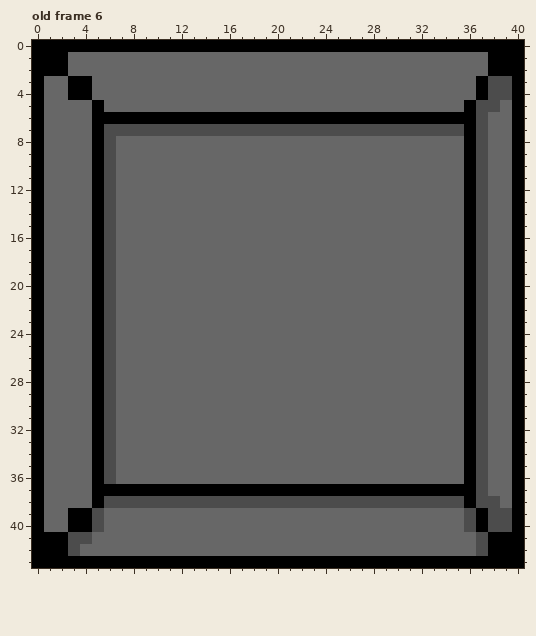
Pixel-art file: General Art/TestStuff/Key Icons.aseprite. The picture above was drawn from the file before the commit.
41x44 pixels, 6 frames. Shown: old frame 6. The commit also changed other frames, which this record leaves out.
The result:
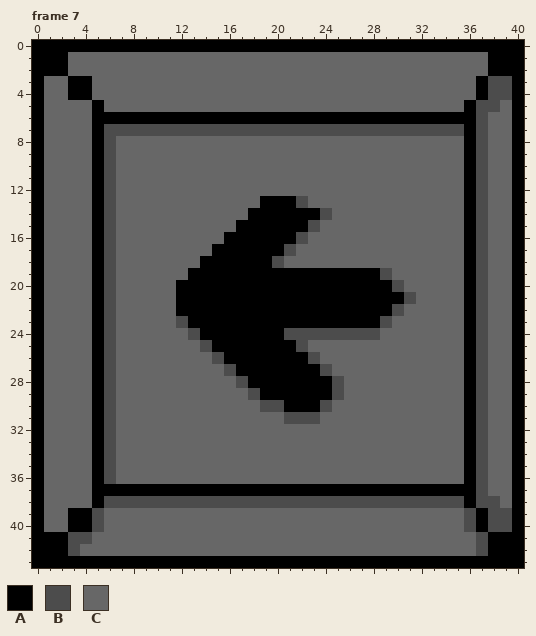
Palette (. is transparent): A #000000  B #4c4c4c  C #676767
A new or re-ordered frame is compared with the old frame closest to it.
What changed:
frames 6 -> 9
--- frame 7 is new; against old frame 6
@@ x 10..33 @@
 12 CCCCCCCCCCCCCCCCCCCCCCCC
-13 CCCCCCCCCCCCCCCCCCCCCCCC
-14 CCCCCCCCCCCCCCCCCCCCCCCC
-15 CCCCCCCCCCCCCCCCCCCCCCCC
-16 CCCCCCCCCCCCCCCCCCCCCCCC
-17 CCCCCCCCCCCCCCCCCCCCCCCC
-18 CCCCCCCCCCCCCCCCCCCCCCCC
-19 CCCCCCCCCCCCCCCCCCCCCCCC
-20 CCCCCCCCCCCCCCCCCCCCCCCC
-21 CCCCCCCCCCCCCCCCCCCCCCCC
-22 CCCCCCCCCCCCCCCCCCCCCCCC
-23 CCCCCCCCCCCCCCCCCCCCCCCC
-24 CCCCCCCCCCCCCCCCCCCCCCCC
-25 CCCCCCCCCCCCCCCCCCCCCCCC
-26 CCCCCCCCCCCCCCCCCCCCCCCC
-27 CCCCCCCCCCCCCCCCCCCCCCCC
-28 CCCCCCCCCCCCCCCCCCCCCCCC
-29 CCCCCCCCCCCCCCCCCCCCCCCC
-30 CCCCCCCCCCCCCCCCCCCCCCCC
-31 CCCCCCCCCCCCCCCCCCCCCCCC
+13 CCCCCCCCCAAABCCCCCCCCCCC
+14 CCCCCCCCAAAAAABCCCCCCCCC
+15 CCCCCCCAAAAAABCCCCCCCCCC
+16 CCCCCCAAAAAABCCCCCCCCCCC
+17 CCCCCAAAAAABCCCCCCCCCCCC
+18 CCCCAAAAAABCCCCCCCCCCCCC
+19 CCCAAAAAAAAAAAAAAAABCCCC
+20 CCAAAAAAAAAAAAAAAAAABCCC
+21 CCAAAAAAAAAAAAAAAAAAABCC
+22 CCAAAAAAAAAAAAAAAAAABCCC
+23 CCBAAAAAAAAAAAAAAAABCCCC
+24 CCCBAAAAAAABBBBBBBBCCCCC
+25 CCCCBAAAAAAABCCCCCCCCCCC
+26 CCCCCBAAAAAAABCCCCCCCCCC
+27 CCCCCCBAAAAAAABCCCCCCCCC
+28 CCCCCCCBAAAAAAABCCCCCCCC
+29 CCCCCCCCBAAAAAABCCCCCCCC
+30 CCCCCCCCCBBAAABCCCCCCCCC
+31 CCCCCCCCCCCBBBCCCCCCCCCC
 32 CCCCCCCCCCCCCCCCCCCCCCCC
Boxes around the changes in both pictures, in picture pixels (x1, y1, x2, y2):
changed: (176, 196, 416, 424)
